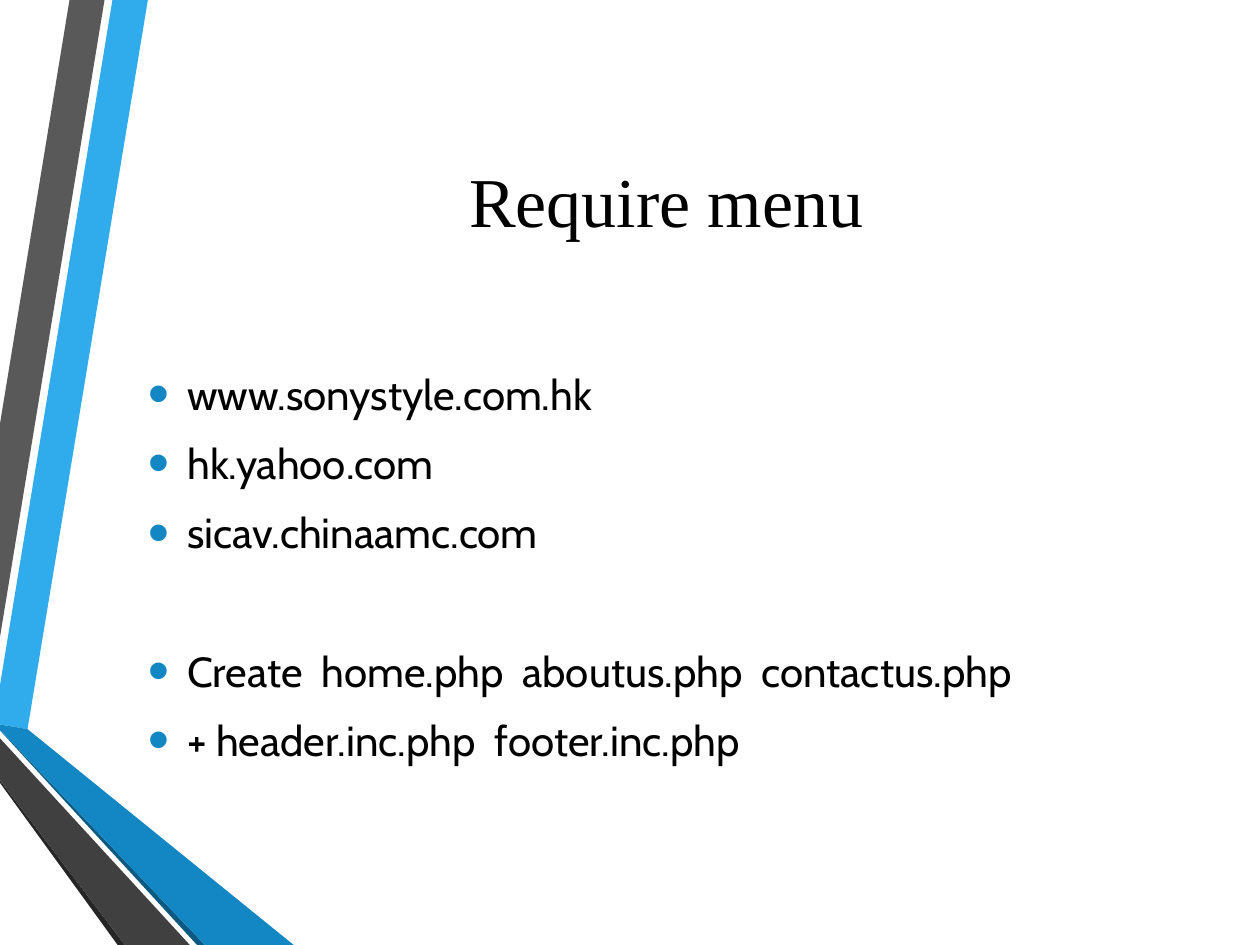
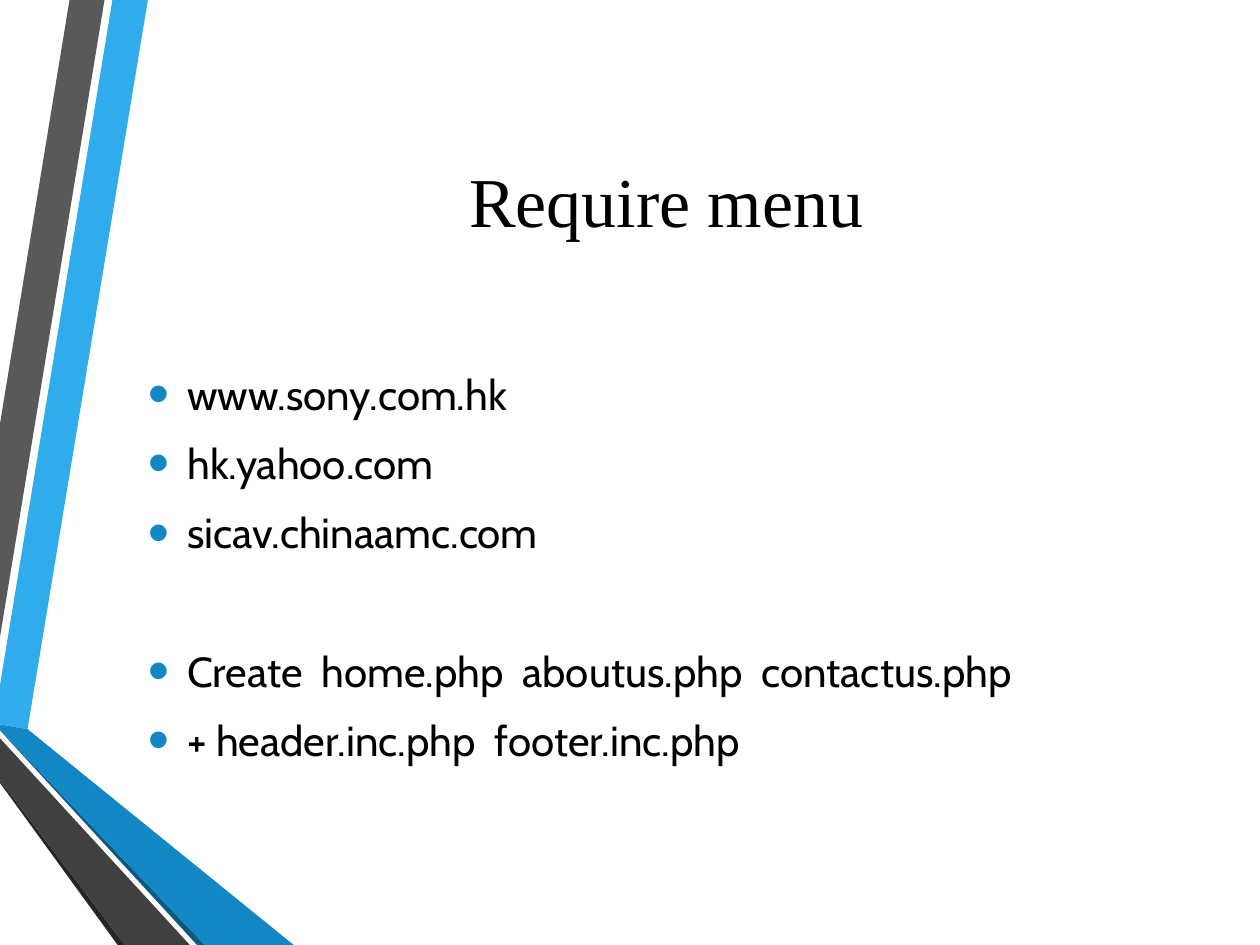
Before and after one commit to hatted/fevaworks-php, a slide deck: slide 7 of php-fw5/lesson5.pptx. Drawn at 1260x945 pixels with LibreOffice and Linux fonts; fonts in the diff are those of the drawing; background and template pictures are left out. Boxes give left, top, right and bottom in pixels: in the first picture for what was removed or moved away, otherwise in the second. Text is boxed around its words. In the diff, an @@ line names an element or a change of style, - is before the commit and + after.

```diff
--- a/php-fw5/lesson5.pptx
+++ b/php-fw5/lesson5.pptx
@@ text at <box>187,378,507,420</box>: text changed @@
-• www.sonystyle.com.hk
+• www.sony.com.hk
```
Also in this commit, not shown: 2 other slides changed, 2 other files.
